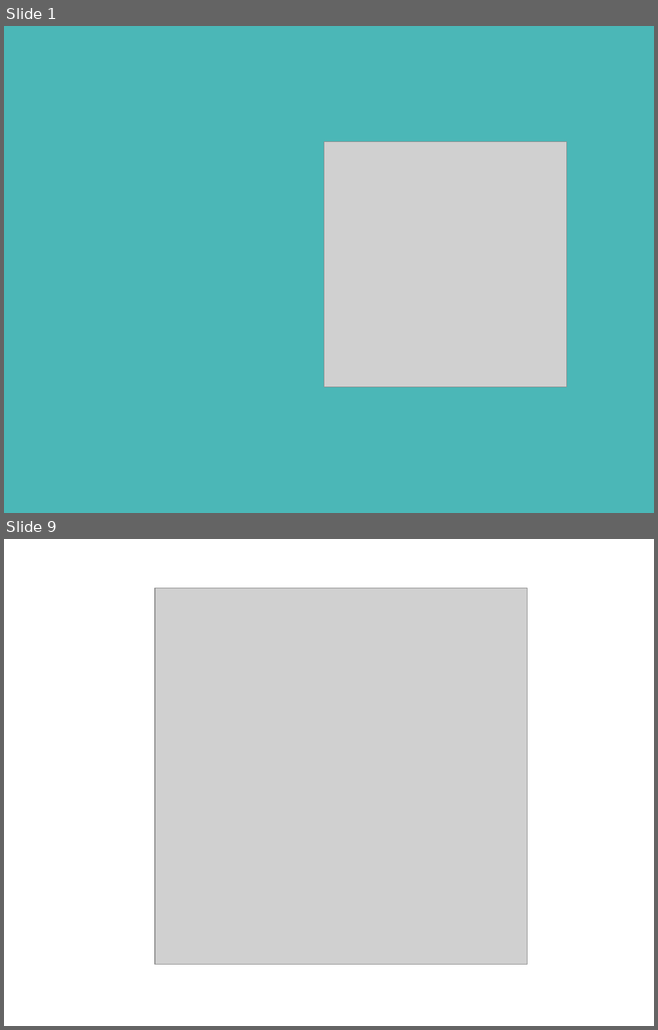
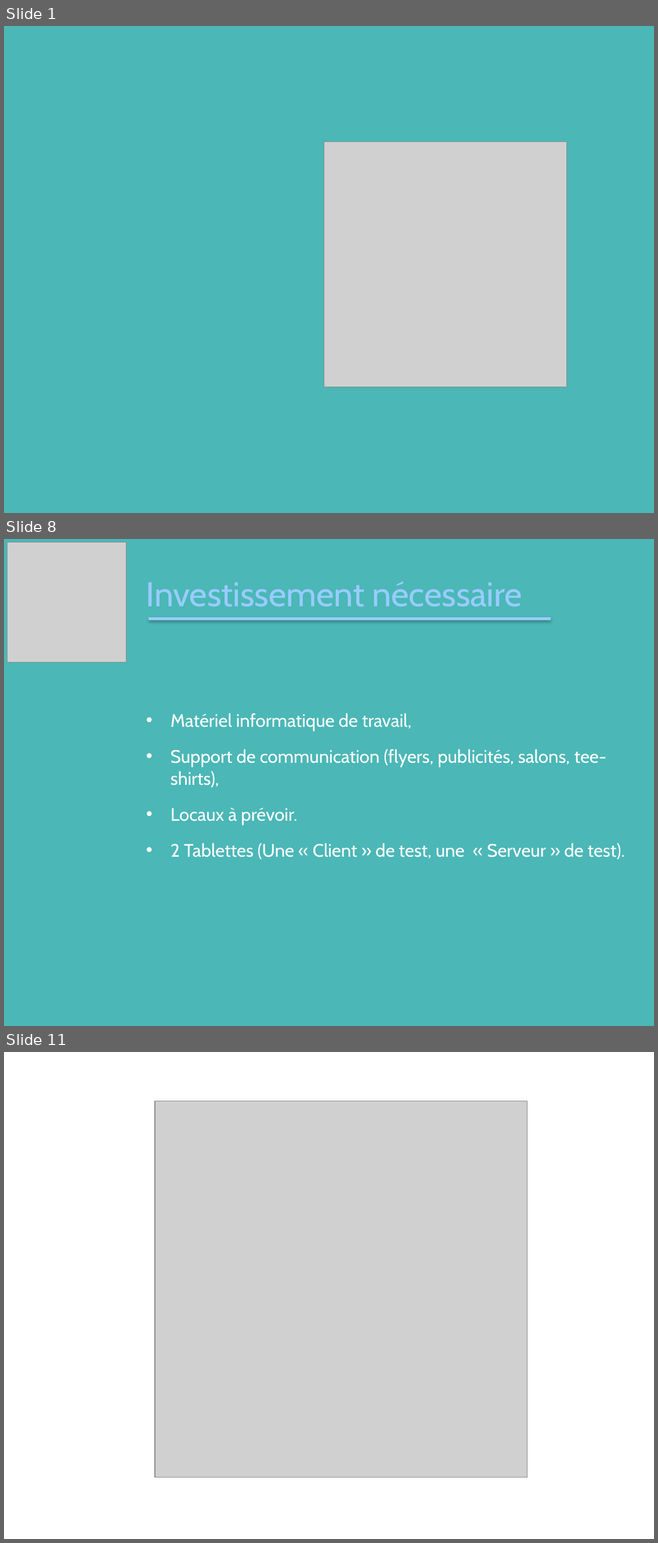
Before and after one commit to jminouflet/NightLife, a slide deck: PPT/Night Soft.pptx. Shown one above the other, each under a label of ours: slides 1 and 9 before the commit, slides 1, 8 and 11 after it; the slides between them are not shown. The pictures are 658x1030 and 658x1543 pixels, drawn with LibreOffice and Linux fonts; fonts in the diff are those of the drawing; grey boxes stand for pictures; background and template pictures are left out. Boxes give left, top, right and bottom in pixels: in the first picture for what was removed or moved away, otherwise in the second. Text is boxed around its words. In the diff, an @@ line names an element or a change of style, - is before the commit and + after.

```diff
--- a/PPT/Night Soft.pptx
+++ b/PPT/Night Soft.pptx
@@ slide 8 added at <box>4,539,654,1026</box>, background picture (left out) @@
@@ picture added at <box>7,542,126,663</box> @@
@@ title added at <box>146,581,521,607</box>, 38 pt, text #99CCFF @@
+Investissement nécessaire
@@ line added from (150, 619) to (549, 619), #99CCFF 3 pt @@
@@ text added at <box>170,713,625,860</box>, 20 pt, text #FFFFFF @@
+• Matériel informatique de travail,
+• Support de communication (flyers, publicités, salons, tee-shirts),
+• Locaux à prévoir.
+• 2 Tablettes (Une « Client » de test, une « Serveur » de test).
@@ what was slide 9 is now slide 11 @@
```
Also in this commit, not shown: 6 slides changed, 2 other slides added, 1 slide removed, 2 other files.
